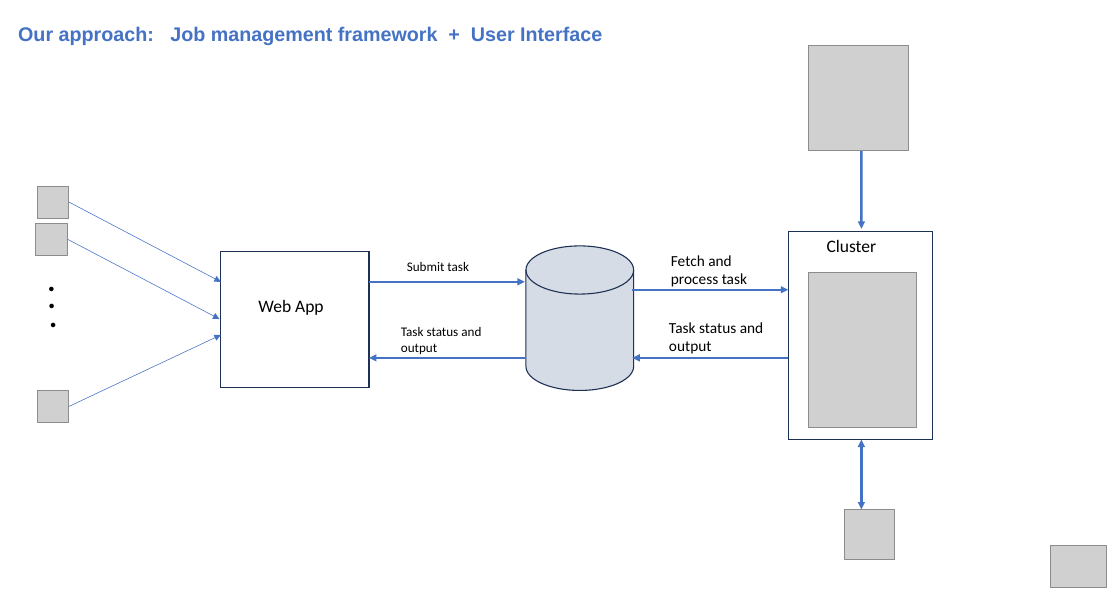
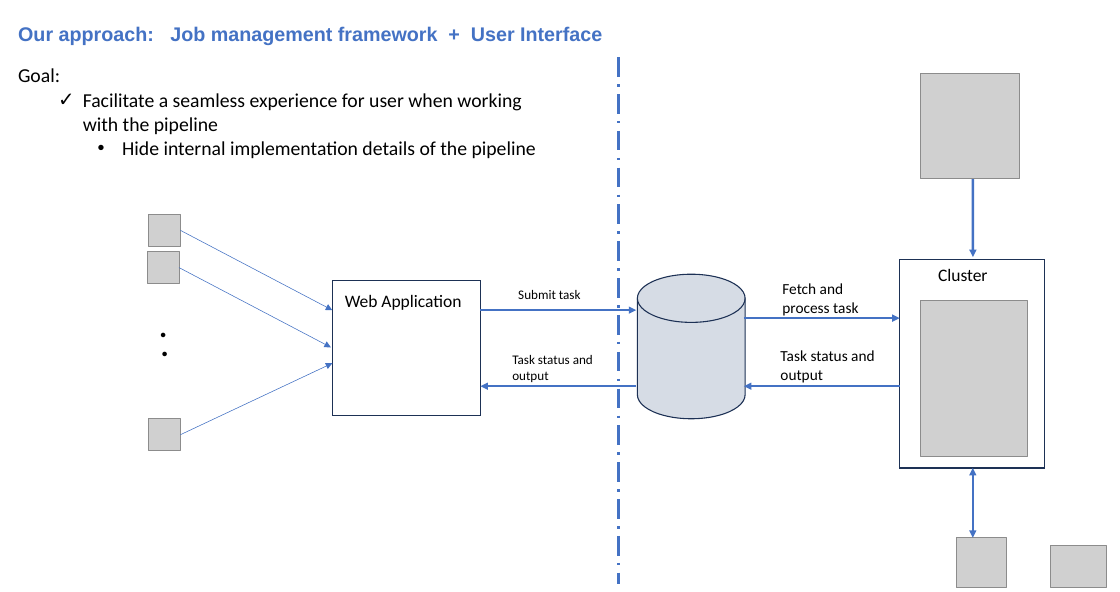
Before and after one commit to hmhwe/IMAGEN_Backend, a slide deck: slide 11 of docs/StakeholderM_CV.pptx. Drawn at 1120x592 pixels with LibreOffice and Linux fonts; fonts in the diff are those of the drawing; grey boxes stand for pictures. Boxes give left, top, right and bottom in pixels: in the first picture for what was removed or moved away, otherwise in the second. Text is boxed around its words. In the diff, an @@ line names an element or a change of style, - is before the commit and + after.

```diff
--- a/docs/StakeholderM_CV.pptx
+++ b/docs/StakeholderM_CV.pptx
@@ line added from (618, 57) to (618, 584), #4472C4 2.25 pt dashed @@
@@ text added at (18, 68, 60, 82), 18 pt, text #000000 @@
+Goal:
@@ text added at (83, 93, 536, 159), 18 pt, text #000000 @@
+✓ Facilitate a seamless experience for user when working with the pipeline
+  • Hide internal implementation details of the pipeline
@@ text removed at (39, 256, 64, 301) @@
-.
@@ text at (345, 294, 461, 310): text changed @@
-Web App
+Web Application
@@ 8 arrows, 7 texts, 6 pictures, 2 rectangles, 1 cylinder, 1 double arrow: place and size @@
-8 arrows, 7 texts, 6 pictures, 2 rectangles, 1 cylinder, 1 double arrow at (35, 45, 932, 558)
+8 arrows, 7 texts, 6 pictures, 2 rectangles, 1 cylinder, 1 double arrow at (147, 73, 1044, 587)
```
Also in this commit, not shown: 10 other slides changed, 1 slide added.
